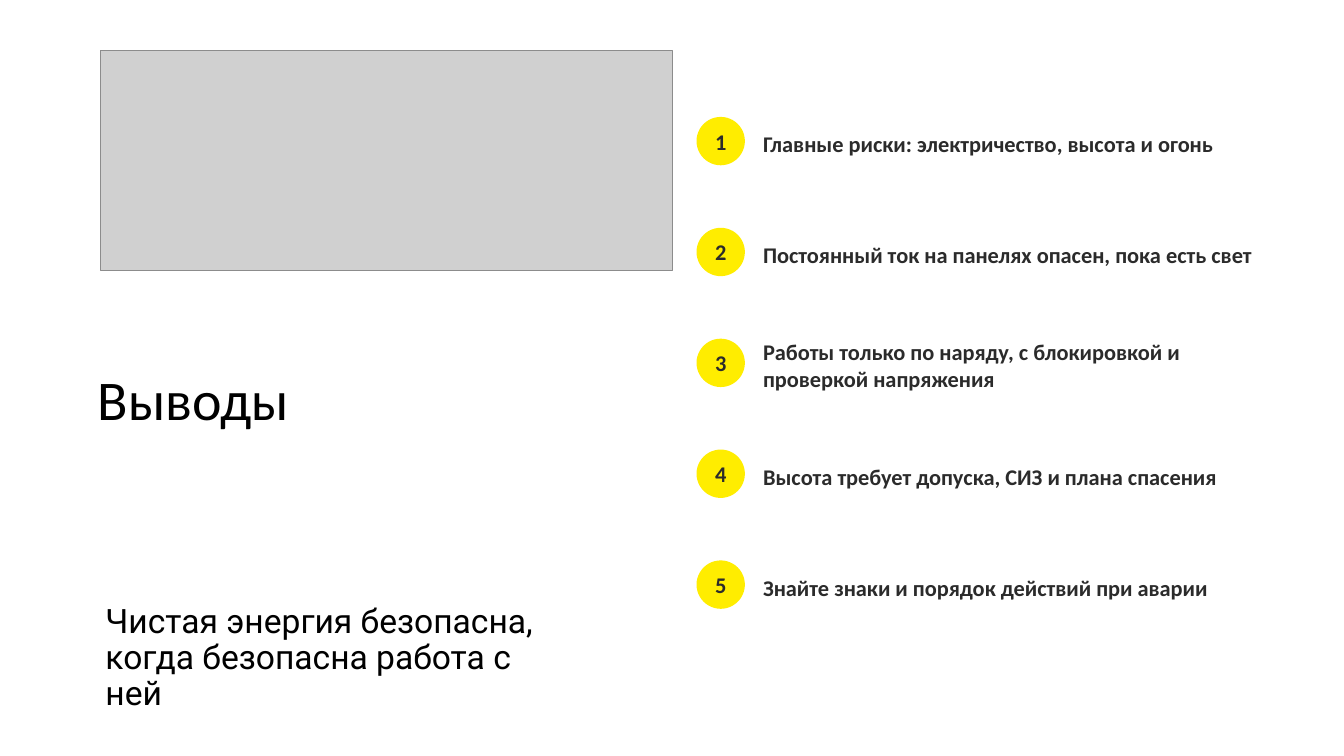
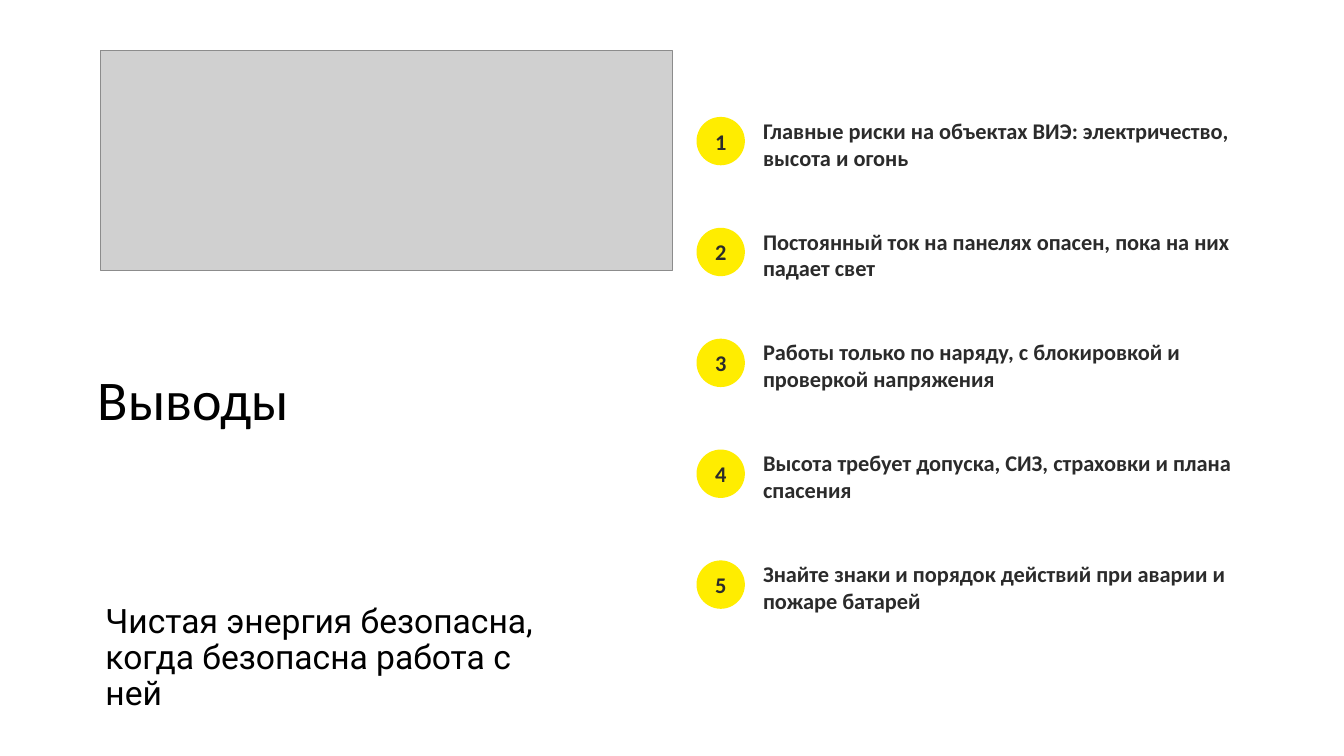
Before and after one commit to Goga288/the-rig, a slide deck: slide 15 of out/Безопасность_альтернативной_энергетики.pptx (slide 12 before the commit). Drawn at 1344x756 pixels with LibreOffice and Linux fonts; fonts in the diff are those of the drawing; grey boxes stand for pictures. Boxes give left, top, right and bottom in pixels: in the first picture for what was removed or moved away, otherwise in the second. Text is boxed around its words. In the diff, an @@ line names an element or a change of style, - is before the commit and + after.

```diff
--- a/out/Безопасность_альтернативной_энергетики.pptx
+++ b/out/Безопасность_альтернативной_энергетики.pptx
@@ text at (763,123,1228,166): text changed @@
-Главные риски: электричество, высота и огонь
+Главные риски на объектах ВИЭ: электричество, высота и огонь
@@ text at (763,234,1229,280): text changed @@
-Постоянный ток на панелях опасен, пока есть свет
+Постоянный ток на панелях опасен, пока на них падает свет
@@ text at (763,455,1231,498): text changed @@
-Высота требует допуска, СИЗ и плана спасения
+Высота требует допуска, СИЗ, страховки и плана спасения
@@ text at (763,566,1225,613): text changed @@
-Знайте знаки и порядок действий при аварии
+Знайте знаки и порядок действий при аварии и пожаре батарей
```
Also in this commit, not shown: 10 other slides changed, 3 slides added, 1 other file.
